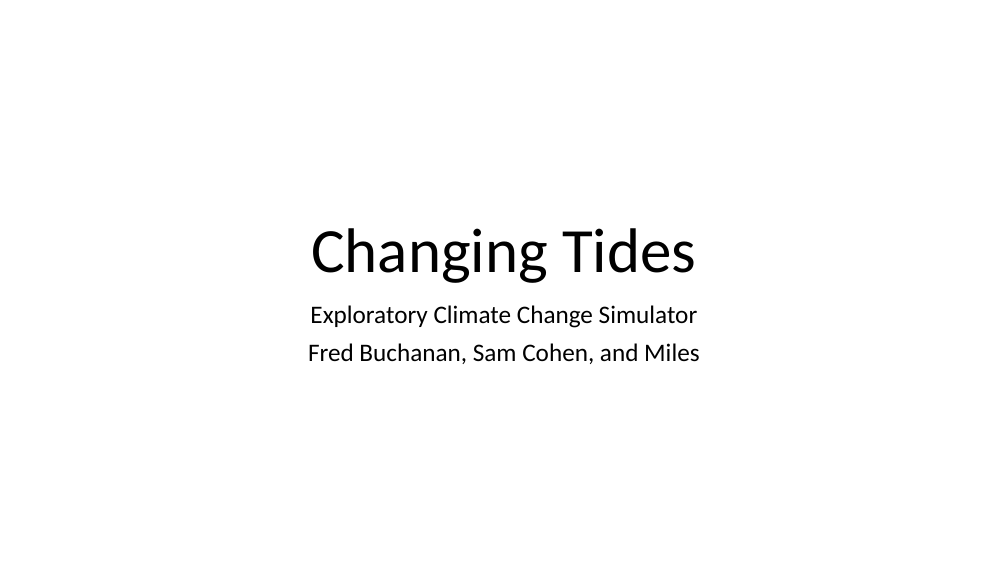
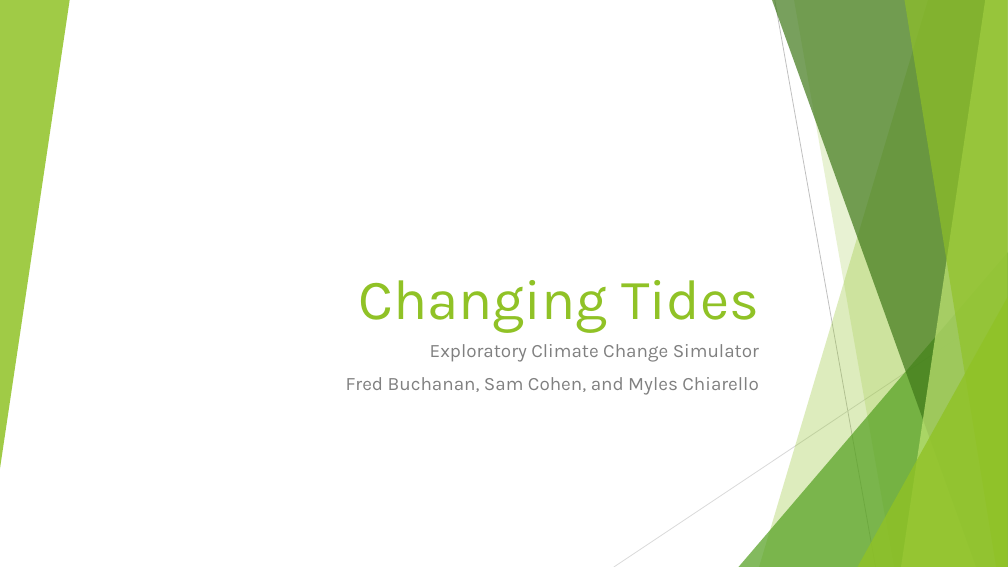
Before and after one commit to 24hOrBust/RisingTide, a slide deck: slide 1 of Changing Tides.pptx. Drawn at 1008x567 pixels with LibreOffice and Linux fonts; fonts in the diff are those of the drawing. Boxes give left, top, right and bottom in pixels: in the first picture for what was removed or moved away, otherwise in the second. Text is boxed around its words. In the diff, an @@ line names an element or a change of style, - is before the commit and + after.

```diff
--- a/Changing Tides.pptx
+++ b/Changing Tides.pptx
@@ group added at (0,0,1008,567): 5 freeform shapes, 3 triangles, 2 lines @@
@@ title "Changing Tides": place and size @@
-title "Changing Tides" at (311,228,696,283)
+title "Changing Tides" at (358,280,759,333)
@@ title "Changing Tides" at (358,280,759,333): size 60 to 54 pt, font Calibri to Karla, text colour #000000 to #90C226; alignment centre to right; line spacing 0.9 to 1 @@
@@ subtitle "Exploratory Climate Change Simulator": place and size @@
-subtitle "Exploratory Climate Change Simulator" at (308,305,699,364)
+subtitle "Exploratory Climate Change Simulator" at (346,344,759,395)
@@ subtitle at (430,344,759,362): size 24 to 18 pt, font Calibri to Karla, text colour #000000 to #808080 in "Exploratory Climate Change Simulator"; alignment centre to right; line spacing 0.9 to 1 @@
@@ subtitle at (346,377,758,395): text changed; size 24 to 18 pt; font Calibri to Karla; text colour #000000 to #808080 @@
-Fred Buchanan, Sam Cohen, and Miles
+Fred Buchanan, Sam Cohen, and Myles Chiarello
```
Also in this commit, not shown: 2 other slides changed, 5 slides added, 3 other files.
